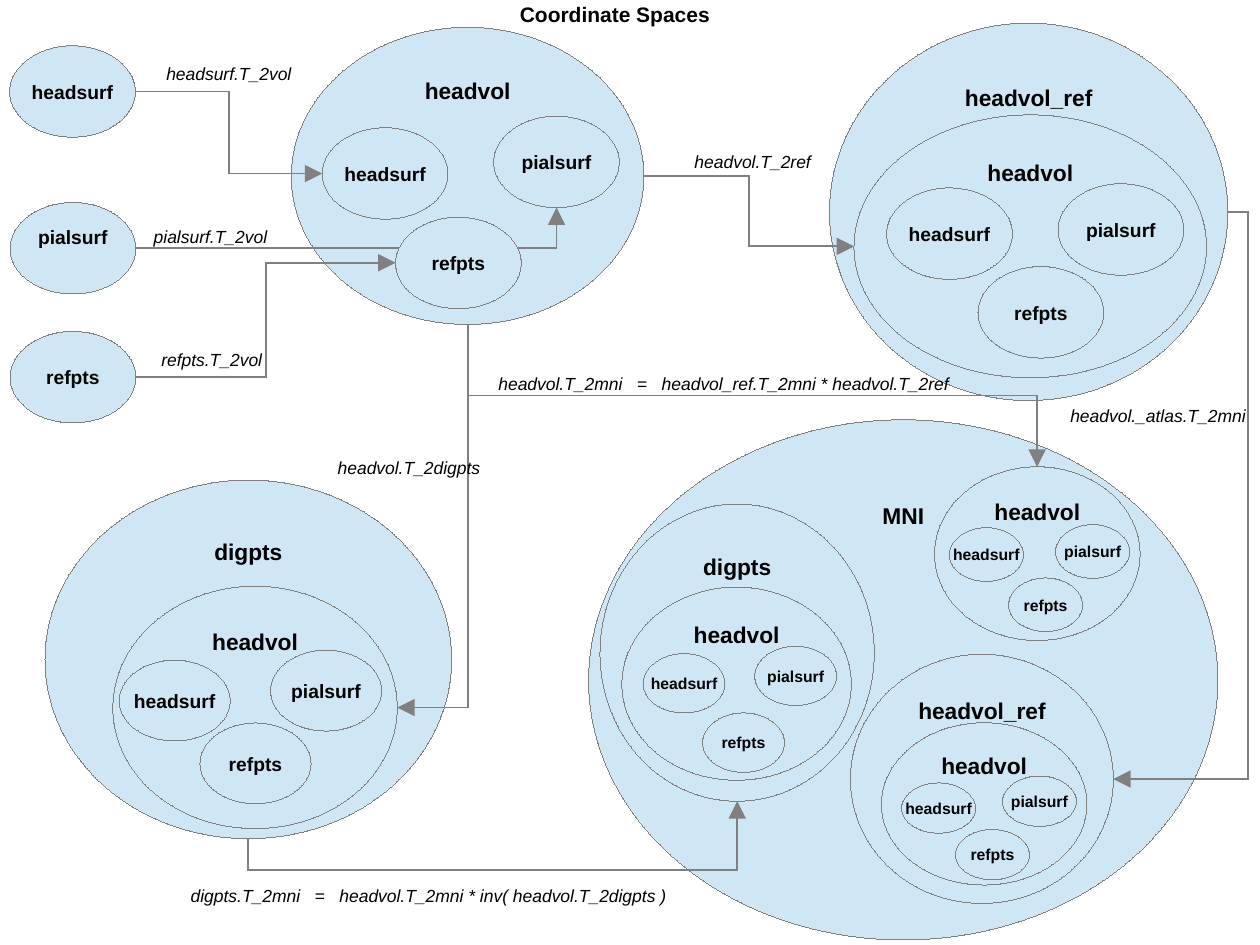
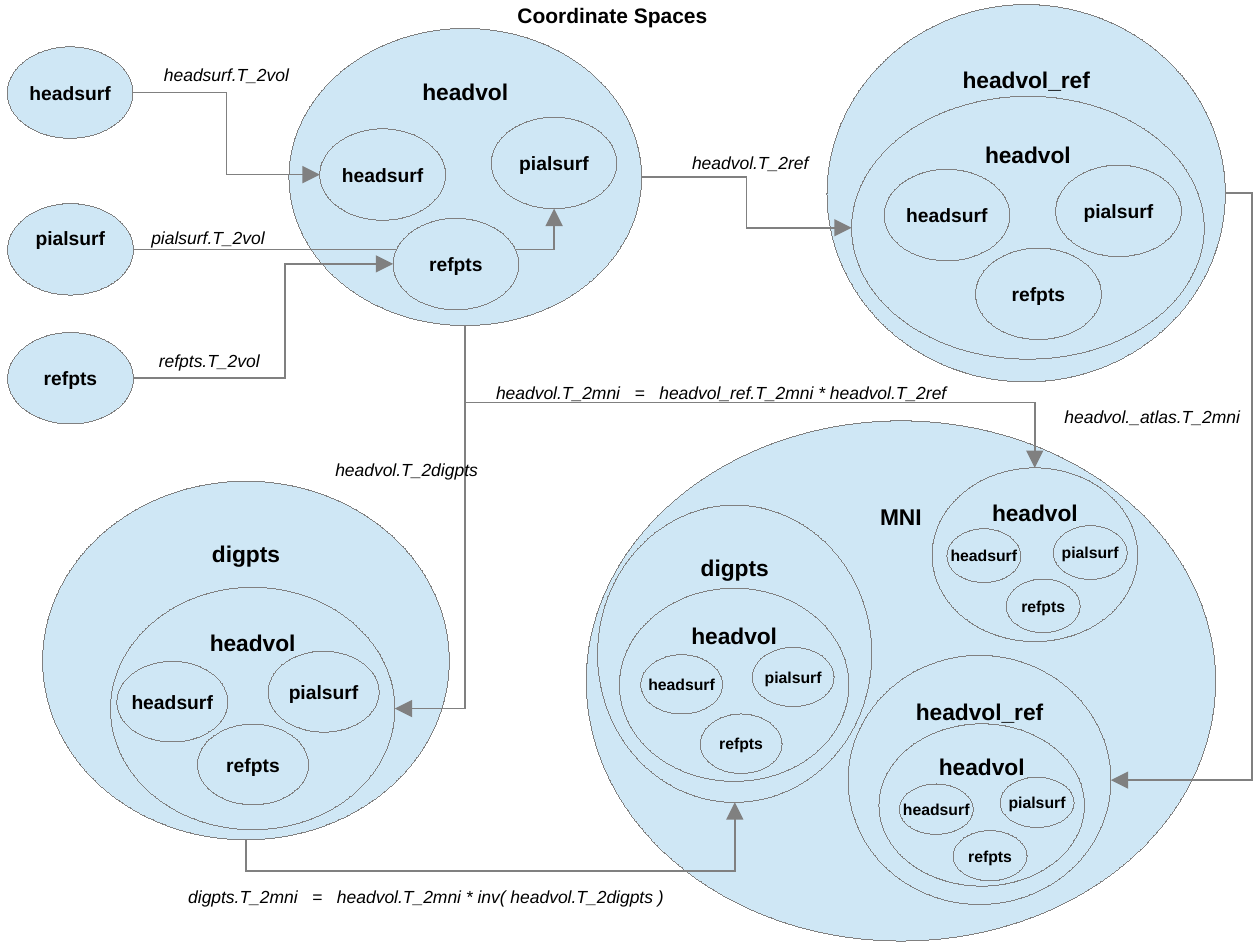
Before and after one commit to BUNPC/AtlasViewer, a slide deck: slide 3 of Docs/DesignNotes.ppt. Drawn at 1260x945 pixels with LibreOffice and Linux fonts; fonts in the diff are those of the drawing. Boxes give left, top, right and bottom in pixels: in the first picture for what was removed or moved away, otherwise in the second. Text is boxed around its words. In the diff, an @@ line names an element or a change of style, - is before the commit and + after.

```diff
--- a/Docs/DesignNotes.ppt
+++ b/Docs/DesignNotes.ppt
@@ elbow arrow (134, 92) - (320, 175): route changed @@
@@ outline redrawn in 30 elements at (879,723,1085,886), (641,655,723,714), (948,529,1022,583), (586,421,1215,941), (932,467,1138,641), (43,481,450,840), (8,204,134,296), (8,333,134,425), (289,29,641,326), (320,129,446,220), (111,587,396,829), (117,662,228,742), (198,724,309,805), (268,651,379,732), (848,655,1111,905), (900,784,974,834), (1000,777,1075,828), (597,505,872,803), (620,588,849,781), (752,648,834,707), (1007,580,1081,634), (8,47,134,139), (491,117,617,209), (701,714,782,774), (1053,525,1128,580), (953,830,1027,881), (393,218,519,310), (320,129,446,220), (411,220,537,312), (491,117,617,209) @@
@@ elbow arrow moved from (644, 176) - (854, 247) to (641, 176) - (852, 228) @@
@@ 4 freeform shapes: place and size @@
-4 freeform shapes at (829,23,1227,399)
+4 freeform shapes at (827,5,1225,382)
@@ elbow arrow (134, 249) - (554, 209): route changed @@
@@ elbow arrow moved from (1227, 212) - (1114, 779) to (1226, 193) - (1111, 780) @@
@@ elbow arrow (134, 378) - (393, 263): route changed @@
@@ freeform shape "refpts": place and size @@
-freeform shape "refpts" at (978,267,1104,359)
+freeform shape "refpts" at (975,248,1101,340)
@@ elbow arrow (465, 325) - (394, 708): route changed @@
@@ elbow arrow (465, 325) - (1034, 467): route changed @@
@@ text "headvol.T_2mni = headvol_ref.T_2mni * headvol.T_2ref": place and size @@
-text "headvol.T_2mni = headvol_ref.T_2mni * headvol.T_2ref" at (498,376,948,392)
+text "headvol.T_2mni = headvol_ref.T_2mni * headvol.T_2ref" at (496,386,946,403)
@@ text "headvol._atlas.T_2mni": place and size @@
-text "headvol._atlas.T_2mni" at (1070,409,1246,424)
+text "headvol._atlas.T_2mni" at (1064,410,1240,425)
@@ elbow arrow (246, 840) - (735, 803): route changed @@
```
Also in this commit, not shown: 2 other slides changed, 13 slides added, 1 slide removed.
